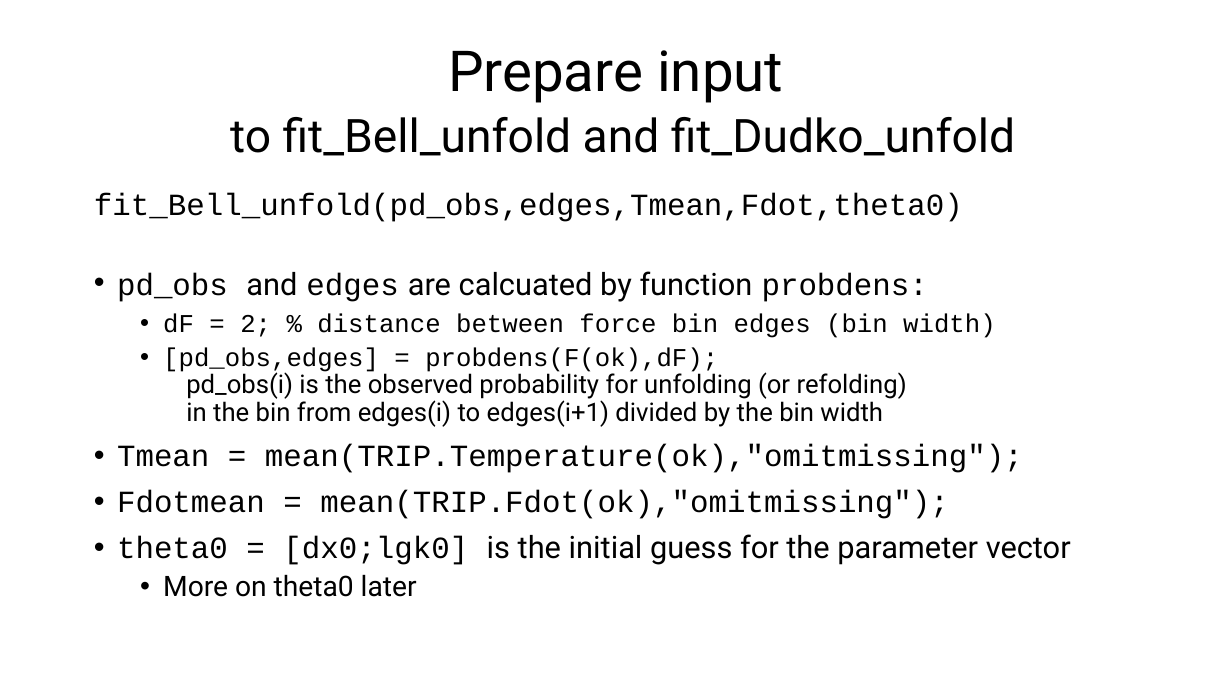
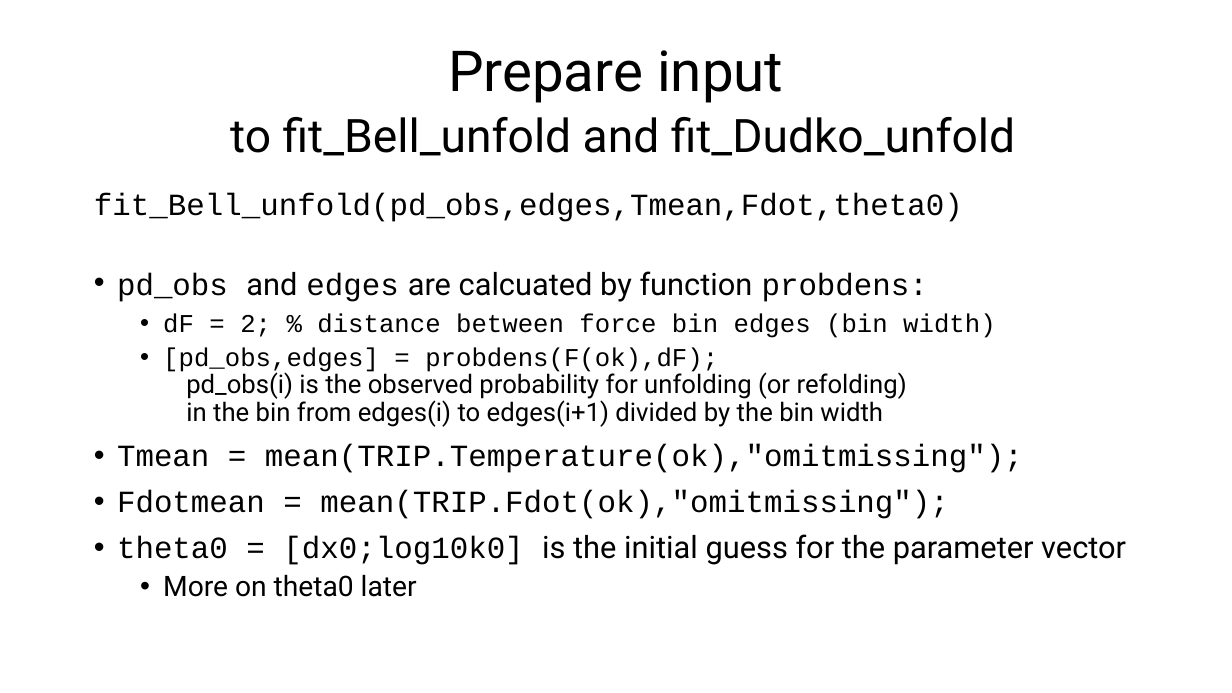
Before and after one commit to are-mj/OpticalTweezers, a slide deck: slide 23 of Summer school 2024/Fitting models to experiment.pptx (slide 21 before the commit). Drawn at 1232x693 pixels with LibreOffice and Linux fonts; fonts in the diff are those of the drawing. Boxes give left, top, right and bottom in pixels: in the first picture for what was removed or moved away, otherwise in the second. Text is boxed around its words. In the diff, an @@ line names an element or a change of style, - is before the commit and + after.

```diff
--- a/Summer school 2024/Fitting models to experiment.pptx
+++ b/Summer school 2024/Fitting models to experiment.pptx
@@ text at [117,534,1126,565]: text changed @@
-• theta0 = [dx0;lgk0] is the initial guess for the parameter vector
+• theta0 = [dx0;log10k0] is the initial guess for the parameter vector
```
Also in this commit, not shown: 5 other slides changed, 2 slides added, 2 other files.
